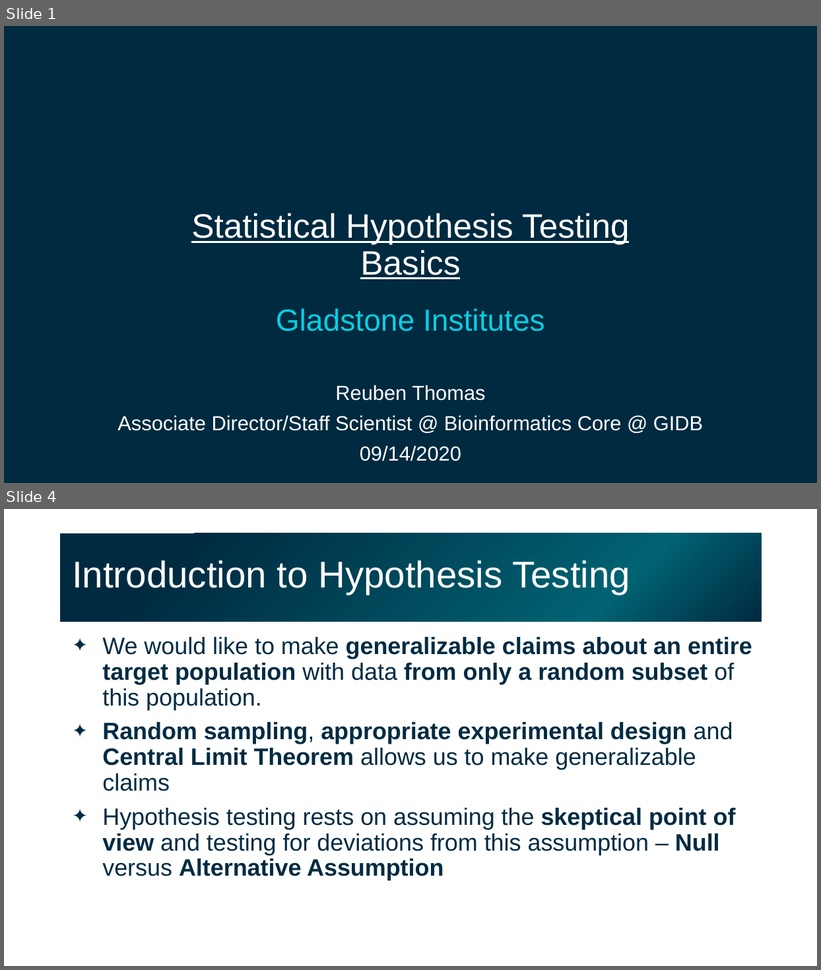
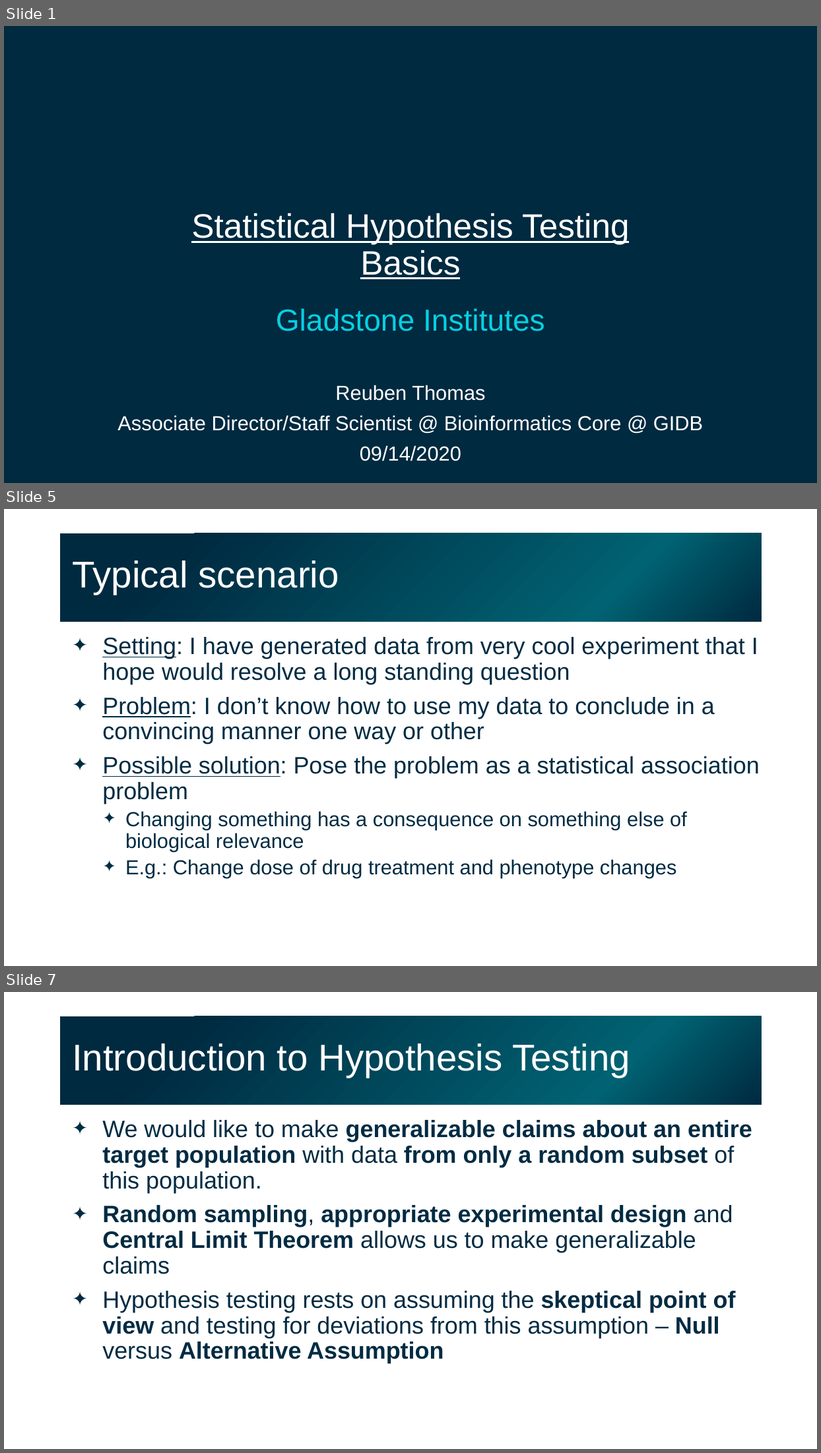
Before and after one commit to gladstone-institutes/Bioinformatics-Workshops, a slide deck: hypothesis-testing/HypothesisTesting.pptx. Shown one above the other, each under a label of ours: slides 1 and 4 before the commit, slides 1, 5 and 7 after it; the slides between them are not shown. The pictures are 821x970 and 821x1453 pixels, drawn with LibreOffice and Linux fonts; fonts in the diff are those of the drawing; background and template pictures are left out. Boxes give left, top, right and bottom in pixels: in the first picture for what was removed or moved away, otherwise in the second. Text is boxed around its words. In the diff, an @@ line names an element or a change of style, - is before the commit and + after.

```diff
--- a/hypothesis-testing/HypothesisTesting.pptx
+++ b/hypothesis-testing/HypothesisTesting.pptx
@@ slide 5 added at (4, 509, 817, 966), background #FFFFFF @@
@@ title added at (60, 533, 762, 622), fill gradient #002A40 to #006272, 44 pt, text #FFFFFF @@
+Typical scenario
@@ text added at (102, 637, 760, 878), 28 pt, text #002B42 @@
+✦ Setting: I have generated data from very cool experiment that I hope would resolve a long standing question
+✦ Problem: I don’t know how to use my data to conclude in a convincing manner one way or other
+✦ Possible solution: Pose the problem as a statistical association problem
+  ✦ Changing something has a consequence on something else of biological relevance
+  ✦ E.g.: Change dose of drug treatment and phenotype changes
@@ what was slide 4 is now slide 7 @@
```
Also in this commit, not shown: 4 slides changed, 17 other slides added, 1 slide removed.
